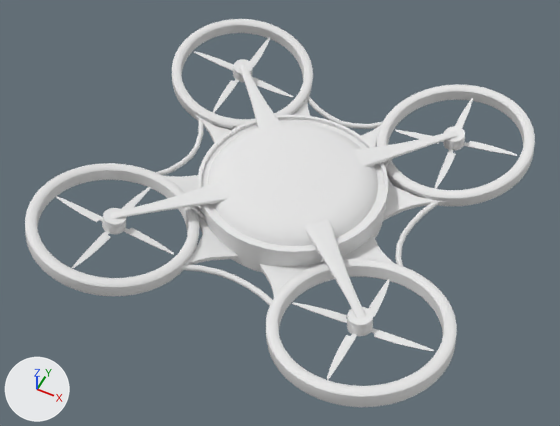
One commit to the OBJ model cw 9/models/drone.obj: the scene before it, then after it.
Rendered twice from a 50 mm lens placed at (3.49, -5.23, 6.08), pointed at (0.96, -0.17, -0.25). Arrows for +X, +Y and +Z are at lower left; the lights stay in place. Where no turn or scale is listed for an object, it has been applied to the vertices.

The first picture shows 'Cube.002_Cube.004', 'Cube.006_Cube.013', 'Cylinder', 'Cylinder.005_Cylinder.006', 'Cylinder.006_Cylinder.007', 'Cylinder.013_Cylinder.015', 'Plane_Plane.001'.
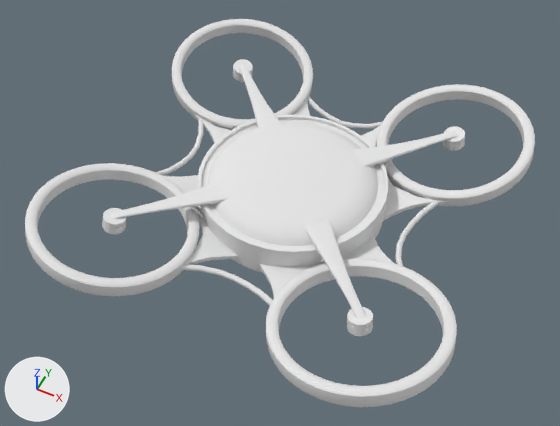
Pixel boxes [x1, y1, x2, y2] of what changed, in the pictures (560 x 426 px):
'Cube.002_Cube.004', deleted
    before: [56, 37, 517, 380]

What the commit changed:
Object 'Cube.002_Cube.004' (ob_cube_002_cube_004) is deleted.
